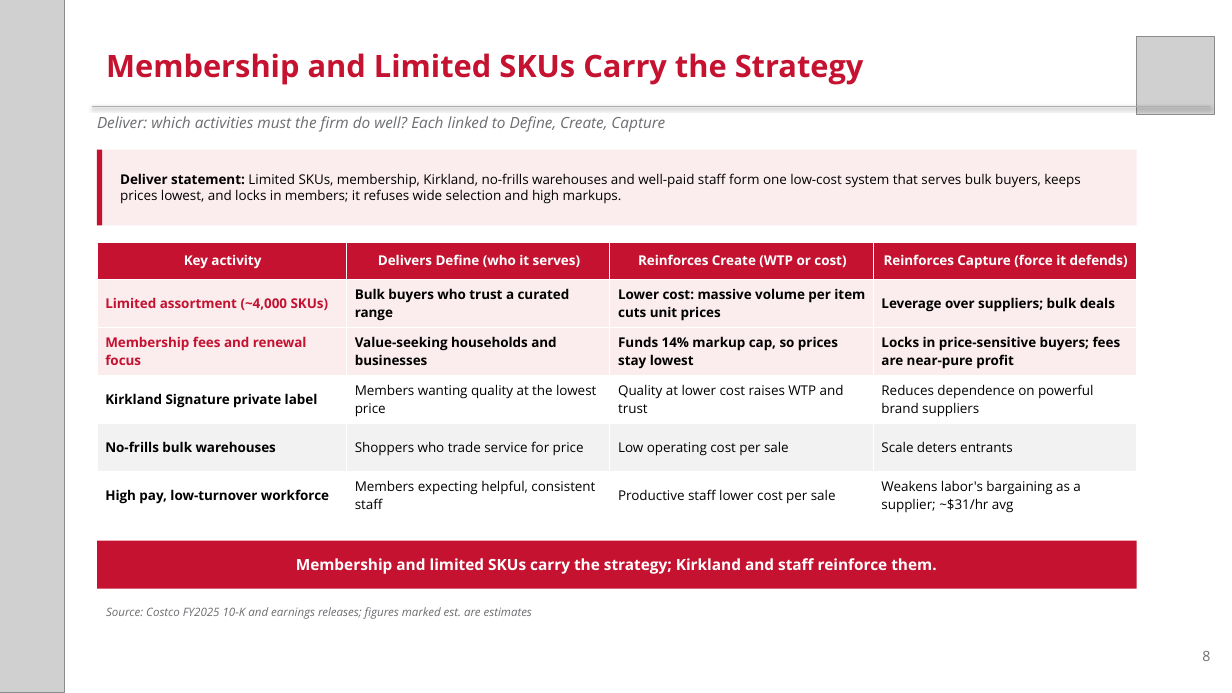
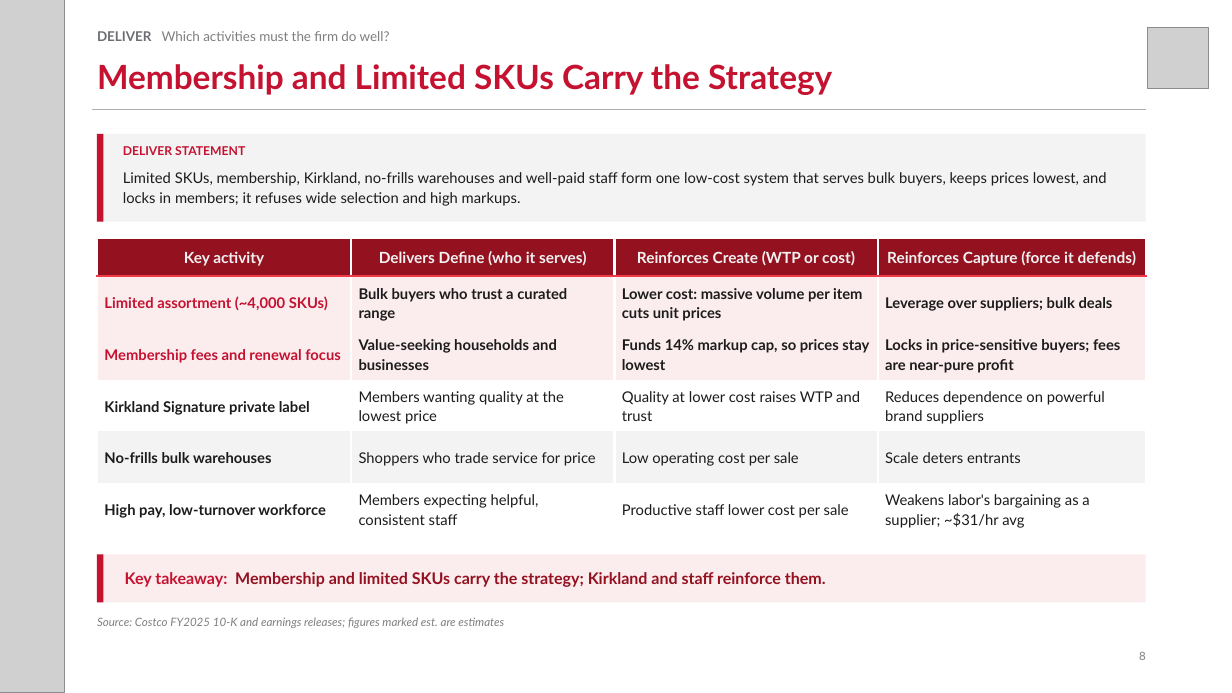
Before and after one commit to zuhayr77/AI-Business-Strategy-Agent, a slide deck: slide 8 of dccd-strategy-agent/examples/Costco_DCCD.pptx. Drawn at 1232x693 pixels with LibreOffice and Linux fonts; fonts in the diff are those of the drawing; grey boxes stand for pictures. Boxes give left, top, right and bottom in pixels: in the first picture for what was removed or moved away, otherwise in the second. Text is boxed around its words. In the diff, an @@ line names an element or a change of style, - is before the commit and + after.

```diff
--- a/dccd-strategy-agent/examples/Costco_DCCD.pptx
+++ b/dccd-strategy-agent/examples/Costco_DCCD.pptx
@@ picture resized from (x1=1137, y1=37, x2=1214, y2=115) to (x1=1148, y1=28, x2=1209, y2=89) @@
@@ text "Membership and Limited SKUs Carry ..." moved from (x1=106, y1=53, x2=864, y2=85) to (x1=97, y1=64, x2=832, y2=95) @@
@@ text "Membership and Limited SKUs Carry ..." at (x1=97, y1=64, x2=832, y2=95): size 24 to 26 pt, font Open Sans to Lato; vertical alignment top to middle @@
@@ text at (x1=97, y1=31, x2=390, y2=41): text changed; size 12 to 10.5 pt; font Open Sans to Lato; text colour #6D6E71 to #7F7F7F; italic off @@
-Deliver: which activities must the firm do well? Each linked to Define, Create, Capture
+DELIVER Which activities must the firm do well?
@@ line moved from (92, 106) - (1211, 106) to (92, 109) - (1146, 109) @@
@@ rectangle resized from (x1=97, y1=150, x2=103, y2=226) to (x1=97, y1=134, x2=104, y2=222) @@
@@ rectangle resized from (x1=97, y1=150, x2=1137, y2=226) to (x1=97, y1=134, x2=1146, y2=222) @@
@@ rectangle at (x1=97, y1=134, x2=1146, y2=222): fill #FBECEE to #F3F3F3 @@
@@ text added at (x1=123, y1=146, x2=245, y2=155), 9.5 pt, text #C41230, bold @@
+DELIVER STATEMENT
@@ text at (x1=123, y1=172, x2=1107, y2=206): text changed; size 10.5 to 11.5 pt; font Open Sans to Lato; text colour #000000 to #1C1C1C @@
-Deliver statement: Limited SKUs, membership, Kirkland, no-frills warehouses and well-paid staff form one low-cost system that serves bulk buyers, keeps prices lowest, and locks in members; it refuses wide selection and high markups.
+Limited SKUs, membership, Kirkland, no-frills warehouses and well-paid staff form one low-cost system that serves bulk buyers, keeps prices lowest, and locks in members; it refuses wide selection and high markups.
@@ text "Limited SKUs, membership, Kirkland, no-frills ..." at (x1=123, y1=172, x2=1107, y2=206): vertical alignment middle to top @@
@@ table at (x1=97, y1=238, x2=1146, y2=535) @@
@@ fill #C41230 to #941120 in row 1 @@
@@ fill #FFFFFF to none in 8 cells @@
@@ fill #F2F2F2 to #F3F3F3 in row 5 @@
@@ size 10.5 to 12 pt, text colour #FFFFFF to #F2F2F2 in "Key activity", "Delivers Define (who it serves)", "Reinforces Create (WTP or cost)", "Reinforces Capture (force it defends)" @@
@@ font Open Sans to Lato @@
@@ size 10.5 to 11.5 pt in "Limited assortment (~4,000 SKUs)", "Bulk buyers who trust a curated range", "Lower cost: massive volume per item cuts ...", "Leverage over suppliers; bulk deals" and 16 more places @@
@@ text colour #000000 to #1C1C1C in "Bulk buyers who trust a curated range", "Lower cost: massive volume per item cuts ...", "Leverage over suppliers; bulk deals", "Value-seeking households and businesses" and 14 more places @@
@@ line spacing 1 to 1.1 @@
@@ borders changed @@
@@ table resized from (x1=97, y1=242, x2=1137, y2=519) to (x1=97, y1=238, x2=1146, y2=535) @@
@@ rectangle resized from (x1=97, y1=541, x2=1137, y2=589) to (x1=97, y1=555, x2=1146, y2=603) @@
@@ rectangle at (x1=97, y1=555, x2=1146, y2=603): fill #C41230 to #FBECEE @@
@@ rectangle added at (x1=97, y1=555, x2=104, y2=603), fill #C41230 @@
@@ text at (x1=125, y1=572, x2=826, y2=587): text changed; size 12 to 12.5 pt; font Open Sans to Lato; text colour #FFFFFF to #941120 @@
-Membership and limited SKUs carry the strategy; Kirkland and staff reinforce them.
+Key takeaway: Membership and limited SKUs carry the strategy; Kirkland and staff reinforce them.
@@ text "Source: Costco FY2025 10-K and ..." moved from (x1=106, y1=607, x2=532, y2=619) to (x1=97, y1=617, x2=504, y2=628) @@
@@ text "Source: Costco FY2025 10-K and ..." at (x1=97, y1=617, x2=504, y2=628): font Open Sans to Lato, text colour #6D6E71 to #7F7F7F @@
@@ text "8" moved from (x1=1202, y1=651, x2=1210, y2=661) to (x1=1139, y1=651, x2=1146, y2=660) @@
@@ text "8" at (x1=1139, y1=651, x2=1146, y2=660): size 11 to 9 pt, font Open Sans to Lato, text colour #6D6E71 to #7F7F7F @@
```
Also in this commit, not shown: 8 other slides changed, 15 other files.
